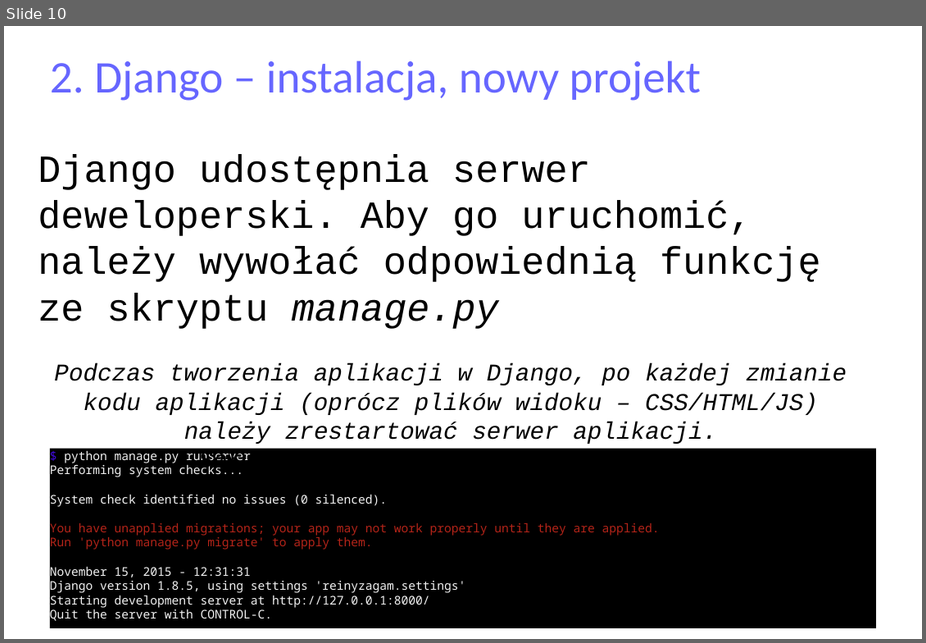
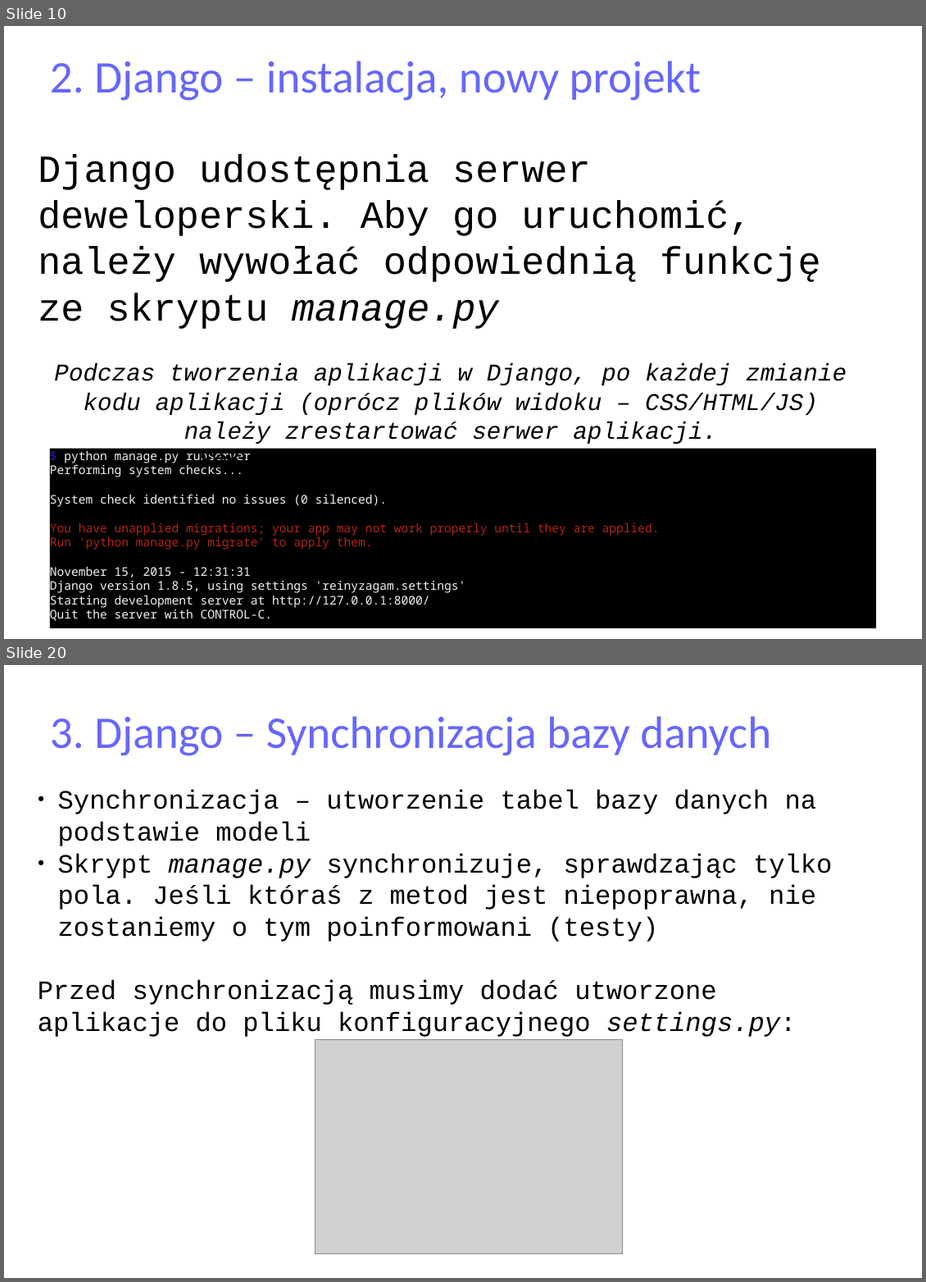
Before and after one commit to matulik/reinyzagam, a slide deck: Docs/presentation.odp. Shown one above the other, each under a label of ours: slide 10 before the commit, slides 10 and 20 after it; the slides between them are not shown. The pictures are 926x643 and 926x1282 pixels, drawn with LibreOffice and Linux fonts; fonts in the diff are those of the drawing; grey boxes stand for pictures. Boxes give left, top, right and bottom in pixels: in the first picture for what was removed or moved away, otherwise in the second. Text is boxed around its words. In the diff, an @@ line names an element or a change of style, - is before the commit and + after.

```diff
--- a/Docs/presentation.odp
+++ b/Docs/presentation.odp
@@ slide 20 added at (x1=4, y1=665, x2=922, y2=1278), background #FFFFFF @@
@@ title added at (x1=50, y1=716, x2=772, y2=756), 37.7 pt, text #6666FF @@
+3. Django – Synchronizacja bazy danych
@@ text added at (x1=38, y1=790, x2=832, y2=1036), 22 pt, text #000000 @@
+● Synchronizacja – utworzenie tabel bazy danych na podstawie modeli
+● Skrypt manage.py synchronizuje, sprawdzając tylko pola. Jeśli któraś z metod jest niepoprawna, nie zostaniemy o tym poinformowani (testy)
+Przed synchronizacją musimy dodać utworzone aplikacje do pliku konfiguracyjnego settings.py:
@@ picture added at (x1=315, y1=1039, x2=622, y2=1254) @@
```
Also in this commit, not shown: 3 slides changed, 11 other slides added, 4 other files.
